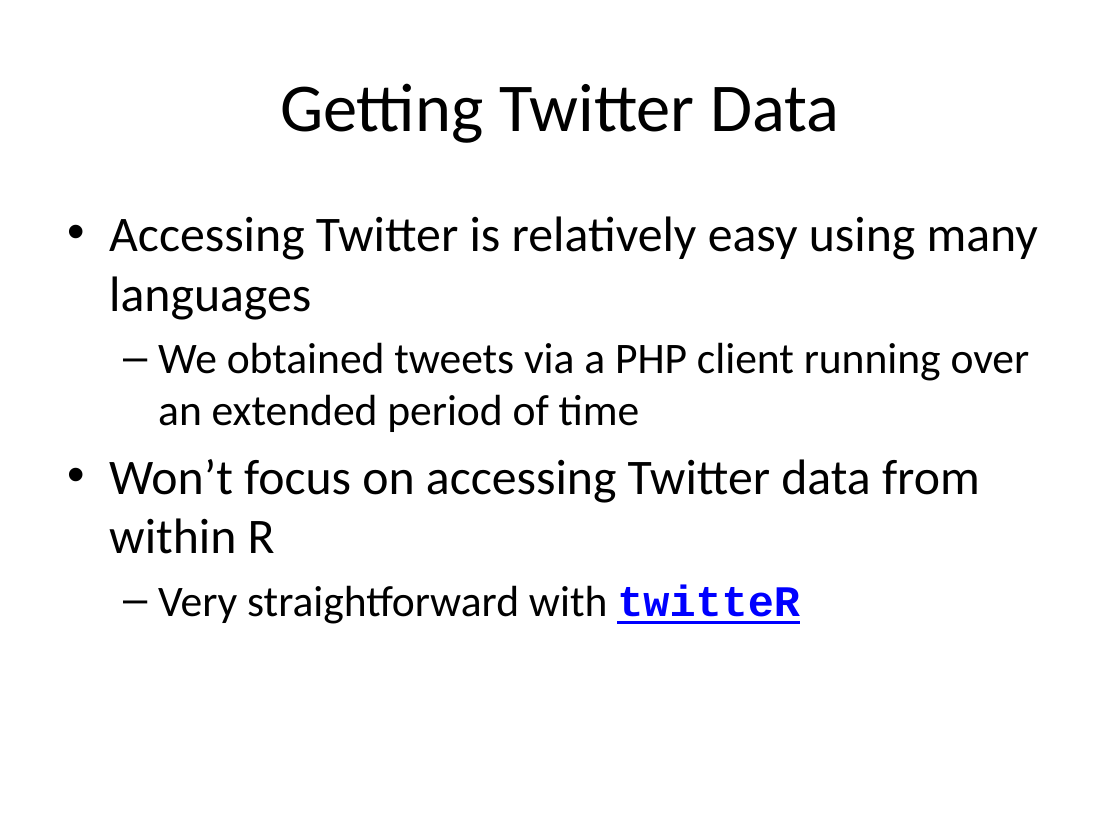
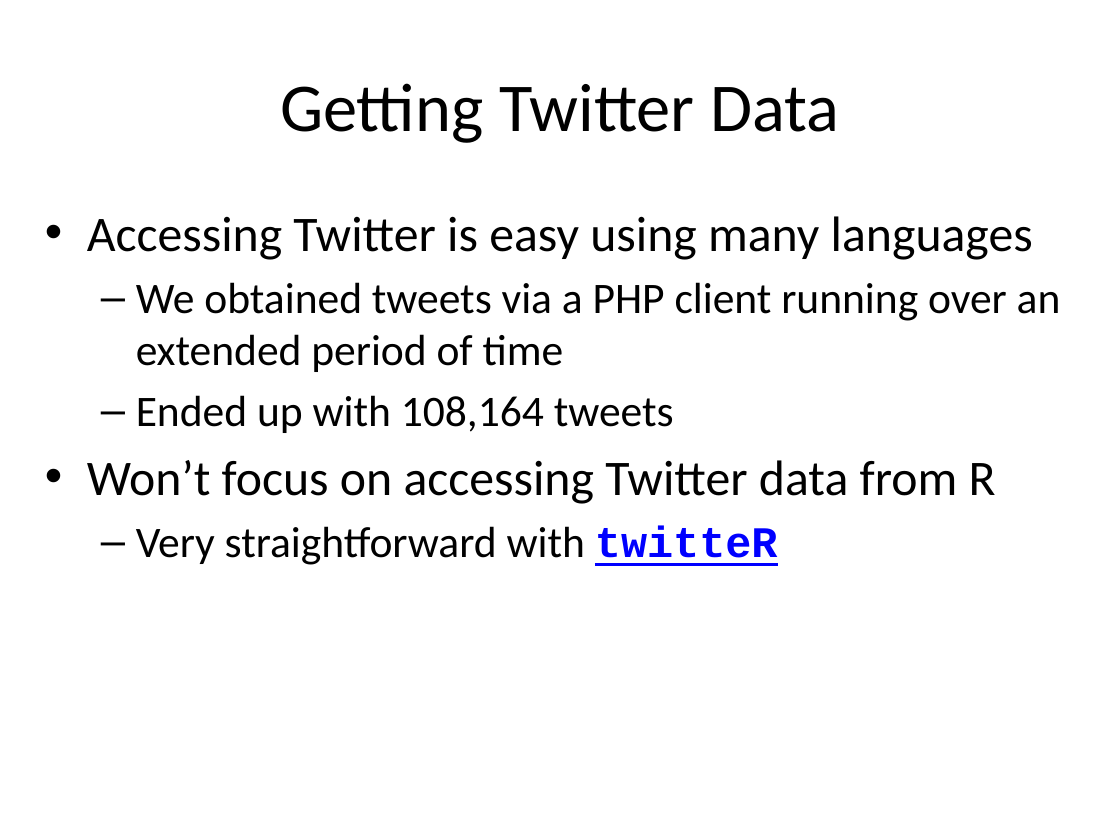
Before and after one commit to rajarshi/ctrug-tweet, a slide deck: slide 3 of ctrug.pptx. Drawn at 1120x840 pixels with LibreOffice and Linux fonts; fonts in the diff are those of the drawing. Boxes give left, top, right and bottom in pixels: in the first picture for what was removed or moved away, otherwise in the second. Text is boxed around its words. In the diff, an @@ line names an element or a change of style, - is before the commit and + after.

```diff
--- a/ctrug.pptx
+++ b/ctrug.pptx
@@ text "Accessing Twitter is easy using ...": place and size @@
-text "Accessing Twitter is easy using ..." at box(109, 216, 1038, 624)
+text "Accessing Twitter is easy using ..." at box(87, 216, 1061, 566)
@@ text at box(87, 216, 1033, 260): text changed @@
-• Accessing Twitter is relatively easy using many languages
+• Accessing Twitter is easy using many languages
@@ text at box(87, 395, 996, 504): text changed @@
-• Won’t focus on accessing Twitter data from within R
+  – Ended up with 108,164 tweets
+• Won’t focus on accessing Twitter data from R
```
Also in this commit, not shown: 3 other slides changed, 4 slides added, 1 slide removed, 2 other files.
